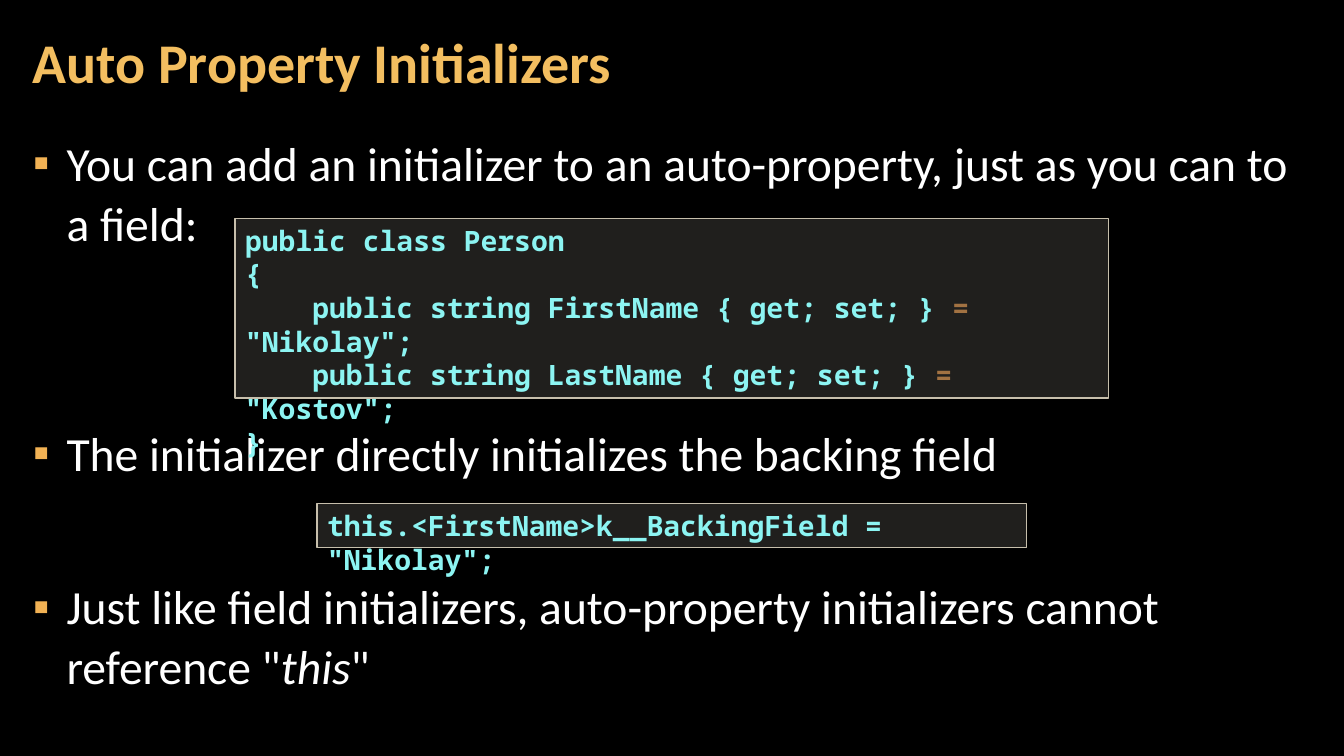
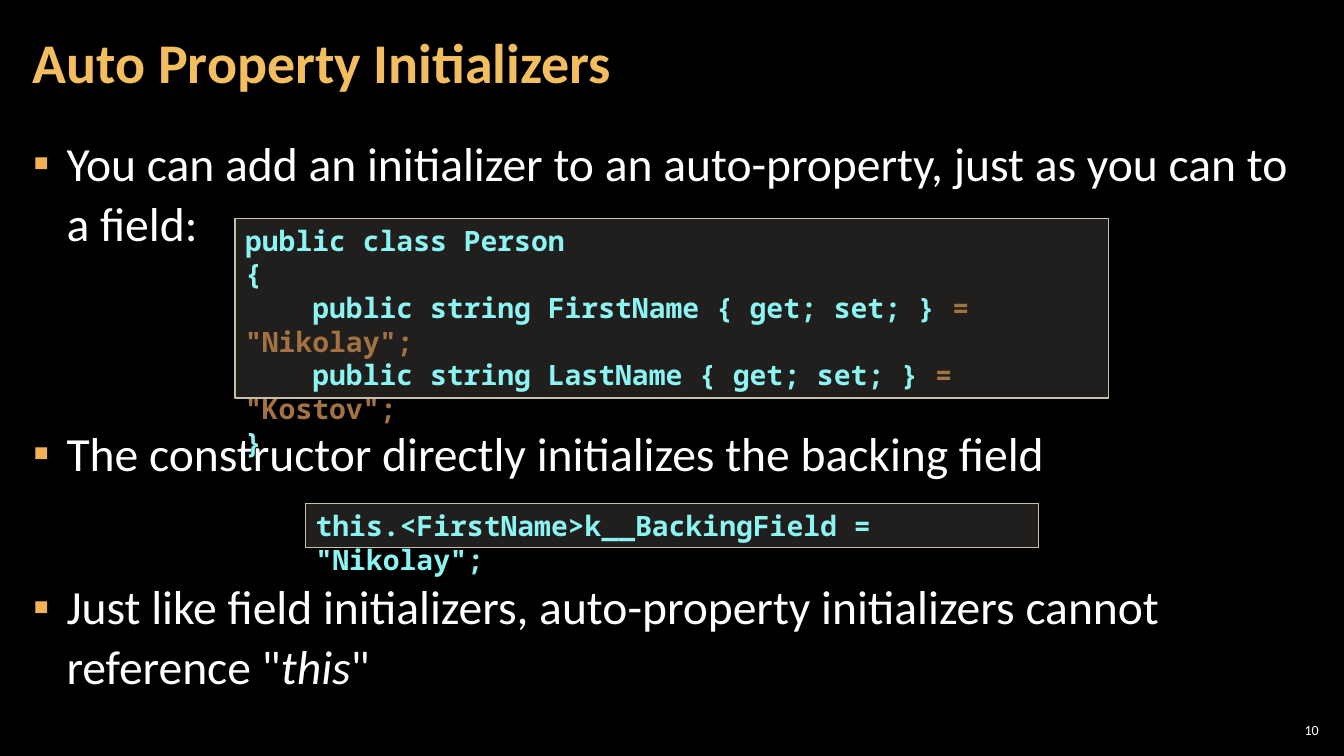
Before and after one commit to NikolayIT/CSharp-New-Features, a slide deck: slide 10 of docs/What is new in CSharp 6.0 and 7.0.pptx (slide 9 before the commit). Drawn at 1344x756 pixels with LibreOffice and Linux fonts; fonts in the diff are those of the drawing; background and template pictures are left out. Boxes give left, top, right and bottom in pixels: in the first picture for what was removed or moved away, otherwise in the second. Text is boxed around its words. In the diff, an @@ line names an element or a change of style, - is before the commit and + after.

```diff
--- a/docs/What is new in CSharp 6.0 and 7.0.pptx
+++ b/docs/What is new in CSharp 6.0 and 7.0.pptx
@@ text in rectangle at [245, 296, 901, 392]: text colour #8CF4F2 to #A27242 in ""Nikolay";", ""Kostov";" @@
@@ text at [67, 433, 1044, 479]: text changed @@
-▪ The initializer directly initializes the backing field
+▪ The constructor directly initializes the backing field
@@ rectangle "this.<FirstName>k__BackingField = "Nikolay";": place and size @@
-rectangle "this.<FirstName>k__BackingField = "Nikolay";" at [318, 503, 1027, 547]
+rectangle "this.<FirstName>k__BackingField = "Nikolay";" at [306, 503, 1038, 547]
@@ page number added at [1305, 726, 1319, 735], 10 pt, text #FFFFFF @@
+10
```
Also in this commit, not shown: 16 other slides changed, 2 slides added, 5 slides removed.
